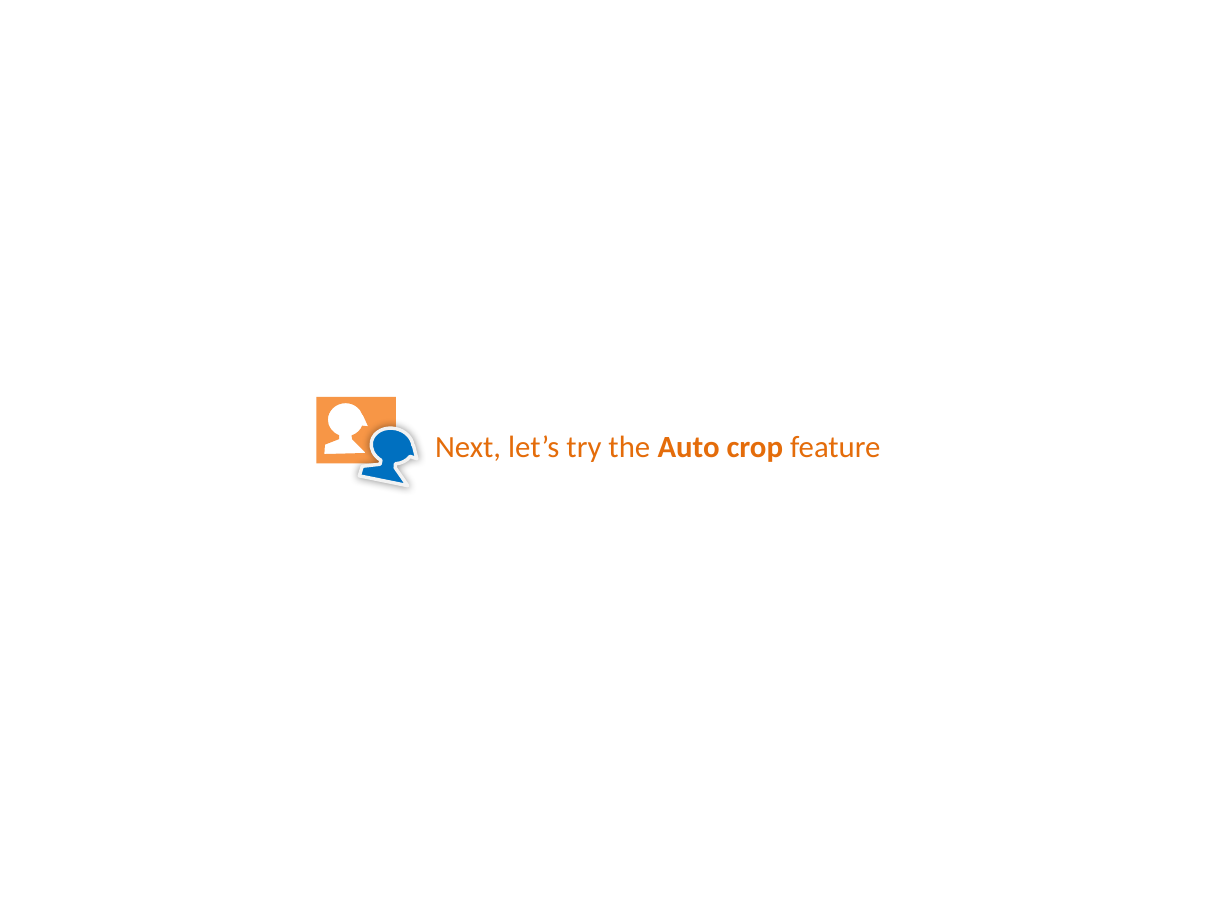
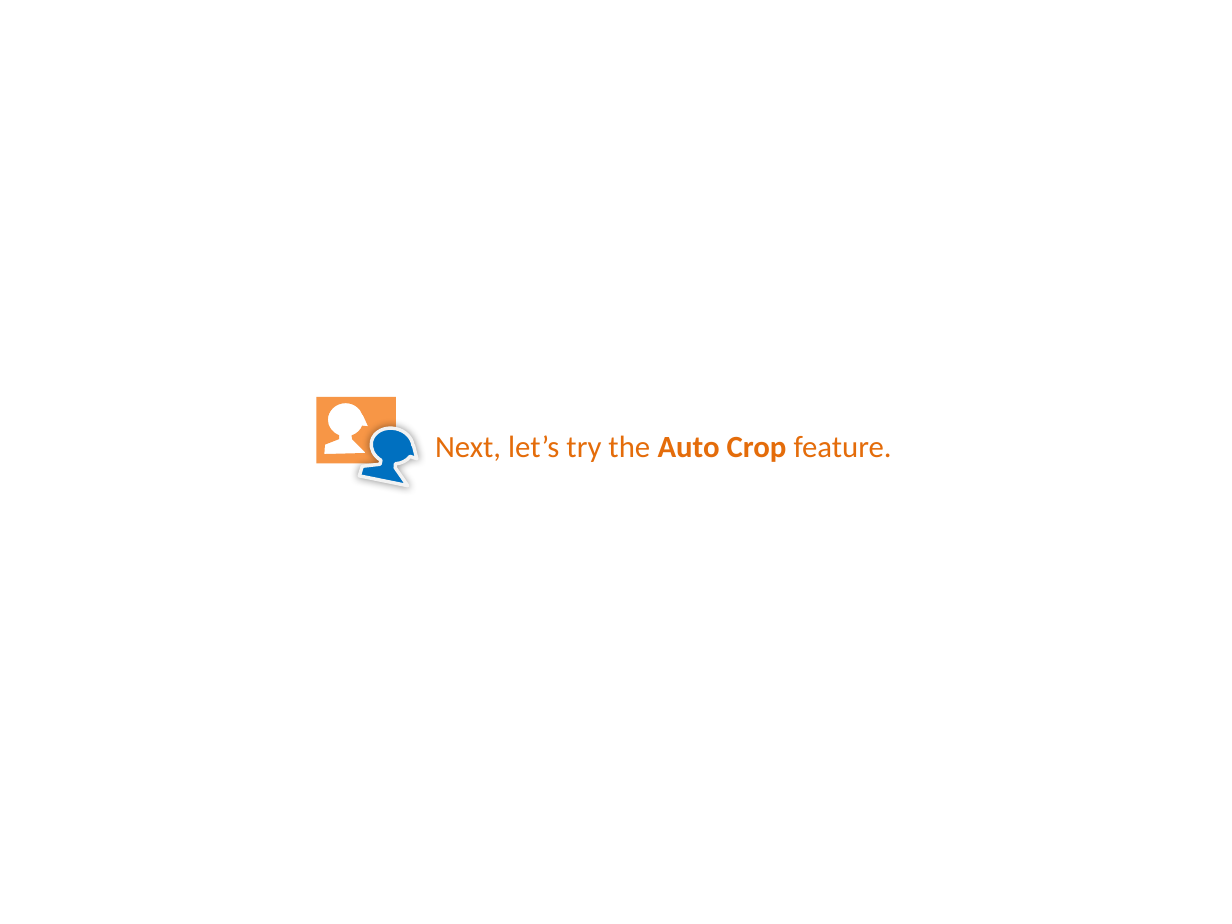
Before and after one commit to PowerPointLabs/PowerPointLabs-Website, a slide deck: slide 22 of samples/tutorial.pptx (slide 18 before the commit). Drawn at 1232x924 pixels with LibreOffice and Linux fonts; fonts in the diff are those of the drawing. Boxes give left, top, right and bottom in pixels: in the first picture for what was removed or moved away, otherwise in the second. Text is boxed around its words. In the diff, an @@ line names an element or a change of style, - is before the commit and + after.

```diff
--- a/samples/tutorial.pptx
+++ b/samples/tutorial.pptx
@@ text at (435,435,892,462): text changed @@
-Next, let’s try the Auto crop feature
+Next, let’s try the Auto Crop feature.
```
Also in this commit, not shown: 16 other slides changed, 10 slides added.
